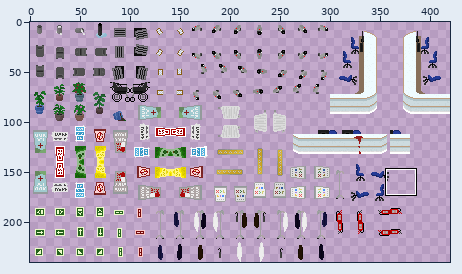
Two states of a sprite sheet, ProyectosSDL/HolaSDL/levels/TileSheet-Misc.png. Above, an overview of the earlier version with the close-up marked.
Close-up. As it was:
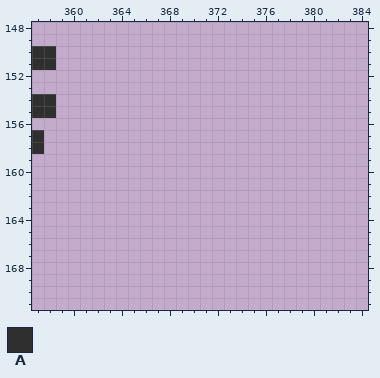
The file is 420x240 pixels. Pixels under 10% opacity are left out. Colours within 5 levels of each other are drawn and written as one. Shown: x 357..384, y 148..171.
Palette (. is transparent): A #2f2f2f
Pixels before, first column x 357:
150 AA
151 AA
152 ..
153 ..
154 AA
155 AA
156 ..
157 A.
158 A.
Now the later version:
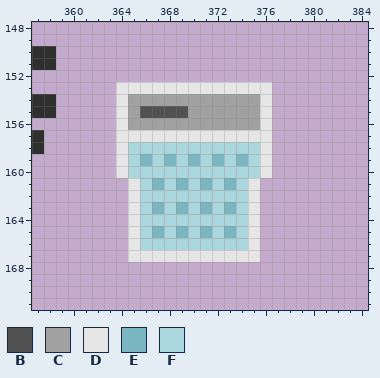
Colours new in this view: B #515151  C #a1a1a1  D #e6e6e6  E #7bb7c2  F #aad6de
Edits made:
Changed rows in their new state; - is an unchanged pixel.
first column x 364:
153 DDDDDDDDDDDDD
154 DCCCCCCCCCCCD
155 DCBBBBCCCCCCD
156 DCCCCCCCCCCCD
157 DDDDDDDDDDDDD
158 DFFFFFFFFFFFD
159 DFEFEFEFEFEFD
160 DFFFFFFFFFFFD
161 -DFEFEFEFEFD-
162 -DFFFFFFFFFD-
163 -DFEFEFEFEFD-
164 -DFFFFFFFFFD-
165 -DFEFEFEFEFD-
166 -DFFFFFFFFFD-
167 -DDDDDDDDDDD-
Pixel boxes of the changes (left, top, right, bottom) in both close-ups:
added: (116, 82, 272, 262)
